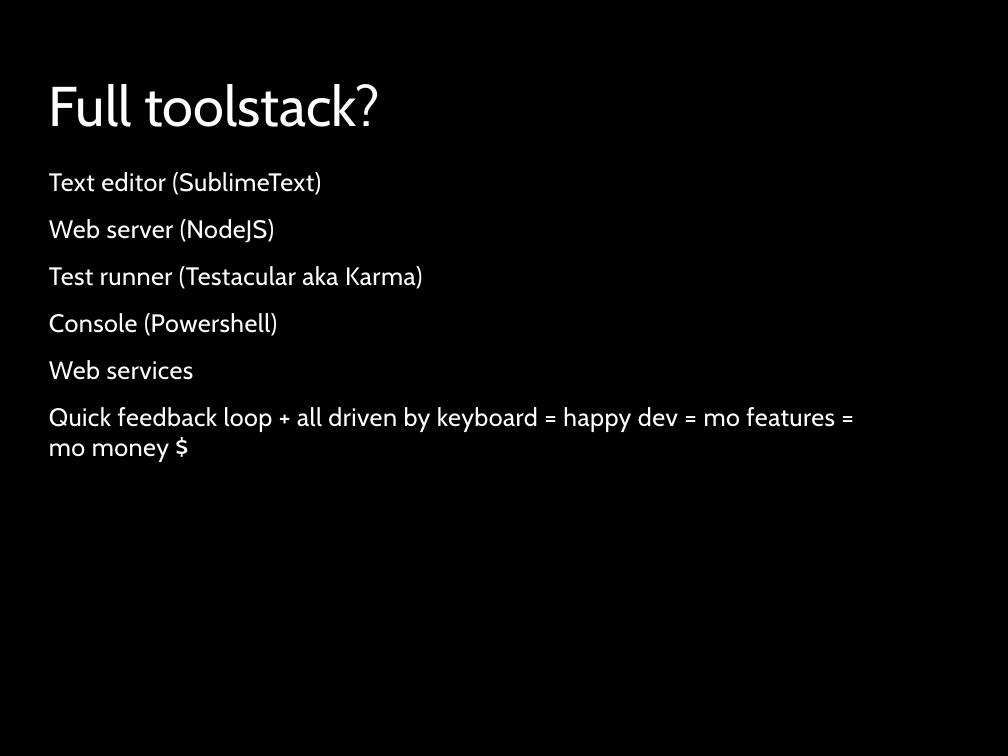
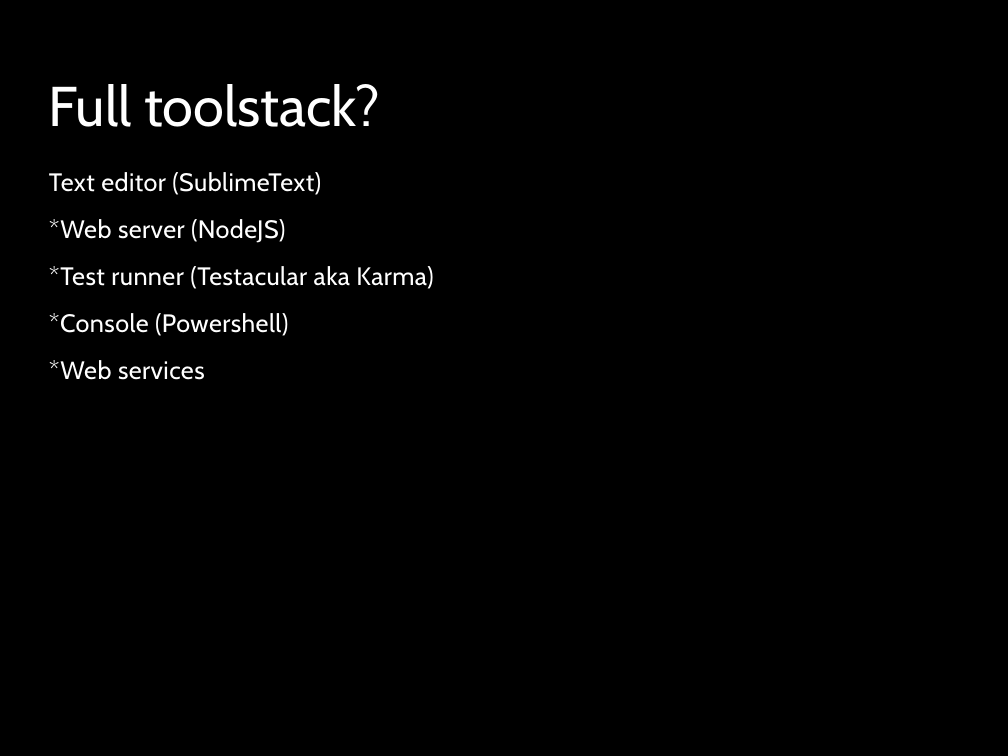
Before and after one commit to kevinkemp/Presentations, a slide deck: slide 9 of angularjs/AngularJS.pptx. Drawn at 1008x756 pixels with LibreOffice and Linux fonts; fonts in the diff are those of the drawing; background and template pictures are left out. Boxes give left, top, right and bottom in pixels: in the first picture for what was removed or moved away, otherwise in the second. Text is boxed around its words. In the diff, an @@ line names an element or a change of style, - is before the commit and + after.

```diff
--- a/angularjs/AngularJS.pptx
+++ b/angularjs/AngularJS.pptx
@@ text at box(49, 219, 433, 380): text changed @@
-Web server (NodeJS)
-Test runner (Testacular aka Karma)
-Console (Powershell)
-Web services
-Quick feedback loop + all driven by keyboard = happy dev = mo features = mo money $
+*Web server (NodeJS)
+*Test runner (Testacular aka Karma)
+*Console (Powershell)
+*Web services
```
Also in this commit, not shown: 2 other slides changed.
